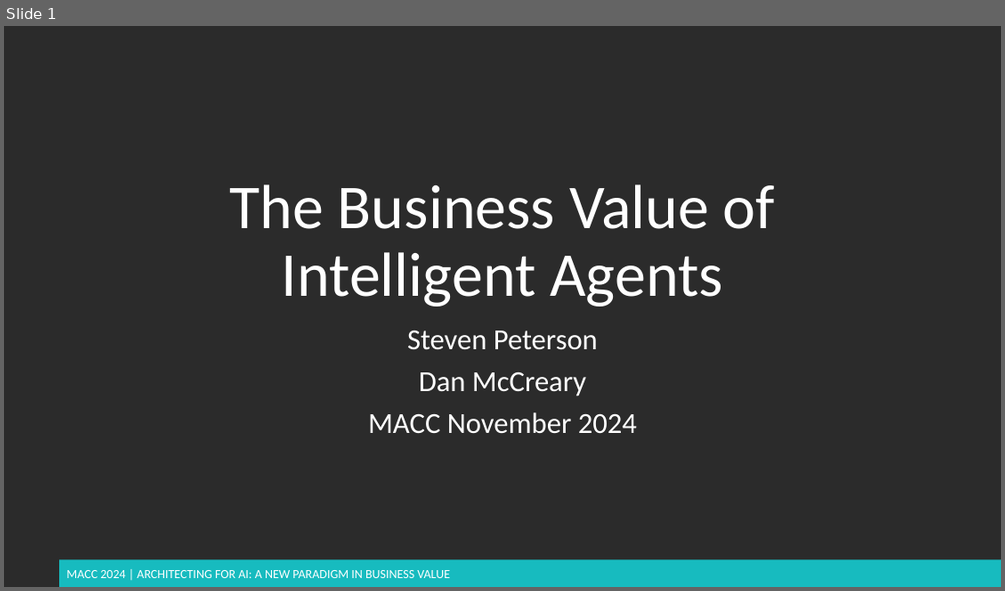
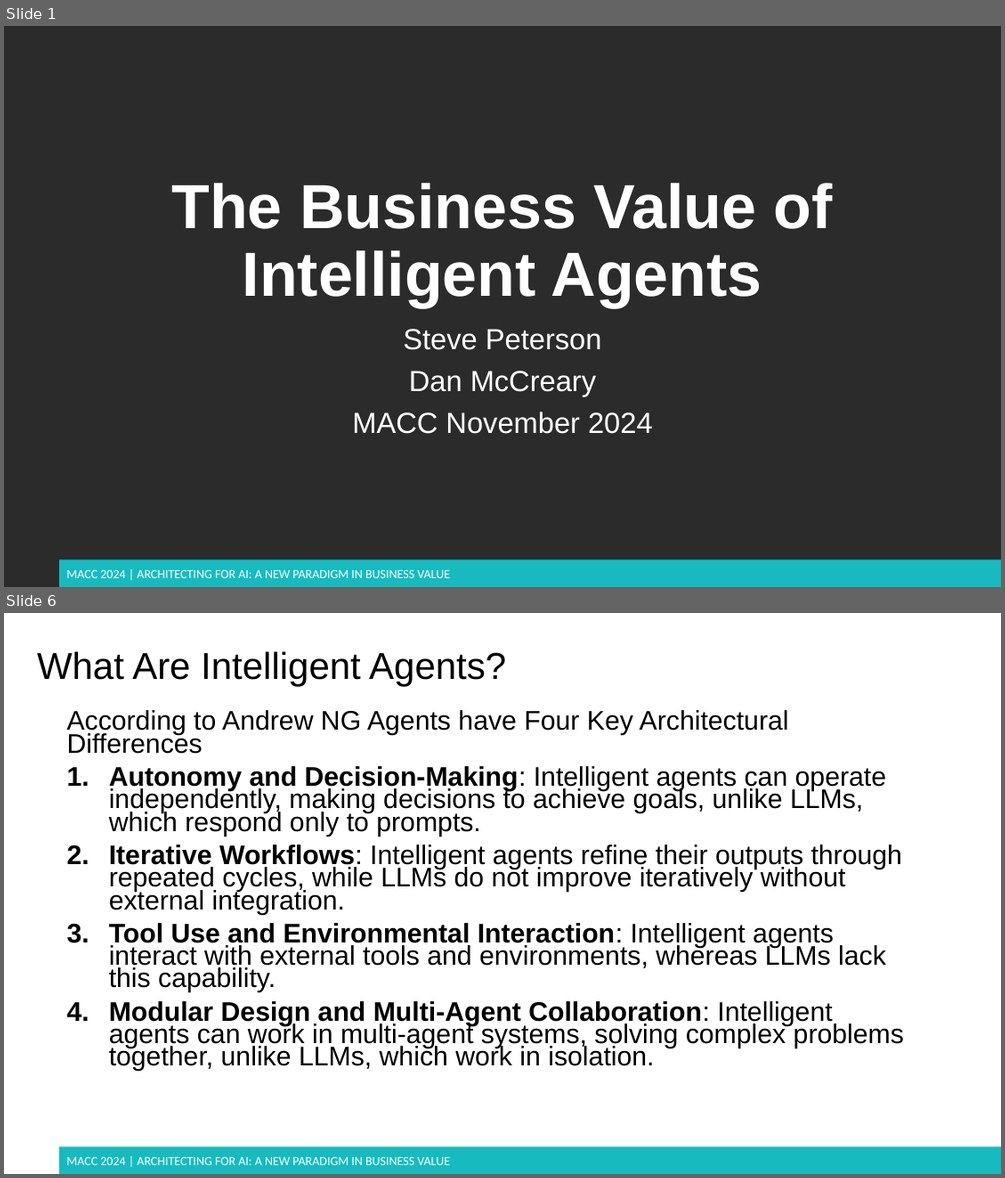
Before and after one commit to dmccreary/genai-arch-patterns, a slide deck: slides/MACC-2024-bv-of-agents.pptx. Shown one above the other, each under a label of ours: slide 1 before the commit, slides 1 and 6 after it; the slides between them are not shown. The pictures are 1005x591 and 1005x1178 pixels, drawn with LibreOffice and Linux fonts; fonts in the diff are those of the drawing; background and template pictures are left out; a plain dark background stands for a picture behind light text. Boxes give left, top, right and bottom in pixels: in the first picture for what was removed or moved away, otherwise in the second. Text is boxed around its words. In the diff, an @@ line names an element or a change of style, - is before the commit and + after.

```diff
--- a/slides/MACC-2024-bv-of-agents.pptx
+++ b/slides/MACC-2024-bv-of-agents.pptx
@@ slide 6 added at [4,613,1001,1174], background #FFFFFF; not listed: 2 template elements that a slide beside it also shows @@
@@ title added at [37,651,506,686], 36 pt, text #000000 @@
+What Are Intelligent Agents?
@@ text added at [67,710,904,1070], 25.9 pt, text #000000 @@
+According to Andrew NG Agents have Four Key Architectural Differences
+1. Autonomy and Decision-Making: Intelligent agents can operate independently, making decisions to achieve goals, unlike LLMs, which respond only to prompts.
+2. Iterative Workflows: Intelligent agents refine their outputs through repeated cycles, while LLMs do not improve iteratively without external integration.
+3. Tool Use and Environmental Interaction: Intelligent agents interact with external tools and environments, whereas LLMs lack this capability.
+4. Modular Design and Multi-Agent Collaboration: Intelligent agents can work in multi-agent systems, solving complex problems together, unlike LLMs, which work in isolation.
@@ slide 1 changed as well @@
@@ title "The Business Value of Intelligent ..." at [172,183,833,307]: font Calibri to Arial, bold on @@
@@ subtitle at [403,329,602,350]: text changed; font Calibri to Arial @@
-Steven Peterson
+Steve Peterson
@@ subtitle at [352,370,653,434]: font Calibri to Arial in "Dan McCreary", "MACC November 2024" @@
```
Also in this commit, not shown: 1 other slide changed, 8 other slides added.
